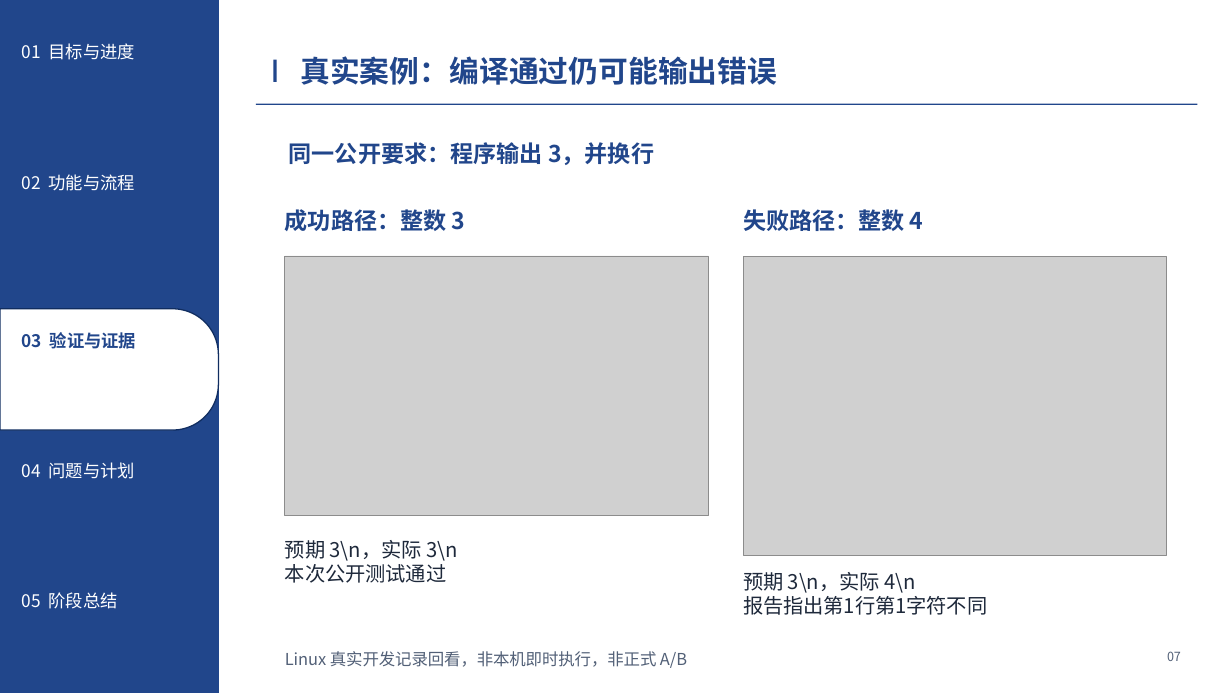
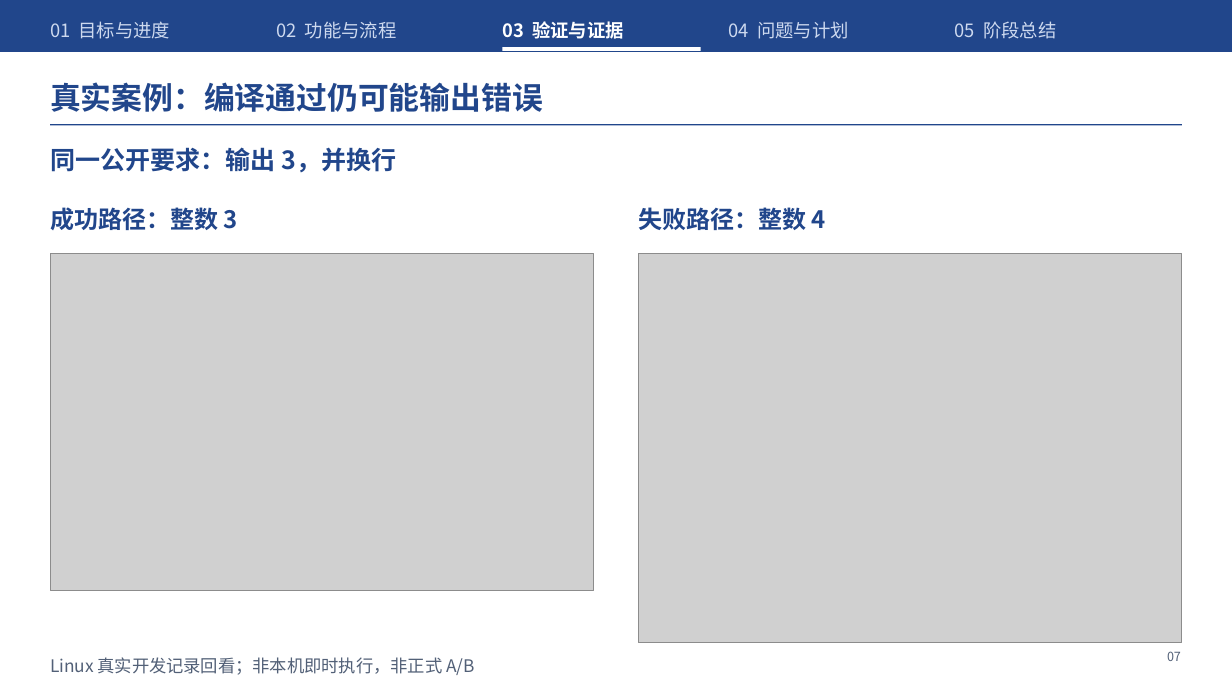
Before and after one commit to Frank72316/cangjie-code-doctor, a slide deck: slide 7 of docs/midterm-defense.pptx. Drawn at 1232x693 pixels with LibreOffice and Linux fonts; fonts in the diff are those of the drawing; grey boxes stand for pictures. Boxes give left, top, right and bottom in pixels: in the first picture for what was removed or moved away, otherwise in the second. Text is boxed around its words. In the diff, an @@ line names an element or a change of style, - is before the commit and + after.

```diff
--- a/docs/midterm-defense.pptx
+++ b/docs/midterm-defense.pptx
@@ rectangle: place and size @@
-rectangle at bbox=[0, 0, 218, 693]
+rectangle at bbox=[0, 0, 1232, 52]
@@ text "01 目标与进度": place and size @@
-text "01 目标与进度" at bbox=[22, 43, 135, 60]
+text "01 目标与进度" at bbox=[50, 21, 171, 39]
@@ text "02 功能与流程": place and size @@
-text "02 功能与流程" at bbox=[22, 174, 135, 191]
+text "02 功能与流程" at bbox=[276, 21, 397, 39]
@@ text "03 验证与证据": place and size @@
-text "03 验证与证据" at bbox=[22, 332, 136, 349]
+text "03 验证与证据" at bbox=[502, 21, 624, 39]
@@ text "03 验证与证据" at bbox=[502, 21, 624, 39]: size 13.5 to 14.2 pt, text colour #21468B to #FFFFFF @@
@@ text "04 问题与计划": place and size @@
-text "04 问题与计划" at bbox=[22, 462, 135, 479]
+text "04 问题与计划" at bbox=[729, 21, 849, 39]
@@ size 13.5 to 14.2 pt, text colour #FFFFFF to #CDD9EF in 4 elements at bbox=[50, 21, 171, 39], bbox=[276, 21, 397, 39], bbox=[729, 21, 849, 39], bbox=[955, 21, 1056, 39] @@
@@ text "05 阶段总结": place and size @@
-text "05 阶段总结" at bbox=[22, 592, 118, 609]
+text "05 阶段总结" at bbox=[955, 21, 1056, 39]
@@ rectangle added at bbox=[503, 47, 701, 51], fill #FFFFFF @@
@@ text "真实案例：编译通过仍可能输出错误": place and size @@
-text "真实案例：编译通过仍可能输出错误" at bbox=[300, 56, 777, 85]
+text "真实案例：编译通过仍可能输出错误" at bbox=[50, 82, 543, 112]
@@ text "真实案例：编译通过仍可能输出错误" at bbox=[50, 82, 543, 112]: size 23.2 to 24 pt @@
@@ rectangle removed at bbox=[274, 60, 277, 82] @@
@@ rectangle: place and size @@
-rectangle at bbox=[256, 104, 1198, 104]
+rectangle at bbox=[50, 124, 1182, 125]
@@ text at bbox=[50, 147, 397, 172]: text changed; size 18 to 19.5 pt @@
-同一公开要求：程序输出 3，并换行
+同一公开要求：输出 3，并换行
@@ text "成功路径：整数 3" at bbox=[50, 207, 238, 230]: size 18 to 18.8 pt @@
@@ text "成功路径：整数 3": place and size @@
-text "成功路径：整数 3" at bbox=[285, 209, 466, 231]
+text "成功路径：整数 3" at bbox=[50, 207, 238, 230]
@@ text "失败路径：整数 4": place and size @@
-text "失败路径：整数 4" at bbox=[743, 209, 924, 231]
+text "失败路径：整数 4" at bbox=[638, 207, 826, 230]
@@ text "失败路径：整数 4" at bbox=[638, 207, 826, 230]: size 18 to 18.8 pt @@
@@ picture added at bbox=[50, 253, 594, 591] @@
@@ picture removed at bbox=[285, 256, 708, 516] @@
@@ picture: place and size @@
-picture at bbox=[743, 256, 1166, 555]
+picture at bbox=[639, 253, 1183, 643]
@@ round same rect removed at bbox=[0, 309, 219, 430] @@
@@ text removed at bbox=[285, 540, 457, 583] @@
-预期 3\n，实际 3\n
-本次公开测试通过
@@ text removed at bbox=[743, 572, 987, 615] @@
-预期 3\n，实际 4\n
-报告指出第1行第1字符不同
@@ text at bbox=[50, 657, 475, 675]: text changed; size 12.8 to 13.5 pt @@
-Linux 真实开发记录回看，非本机即时执行，非正式 A/B
+Linux 真实开发记录回看；非本机即时执行，非正式 A/B
```
Also in this commit, not shown: 10 other slides changed, 6 other files.
